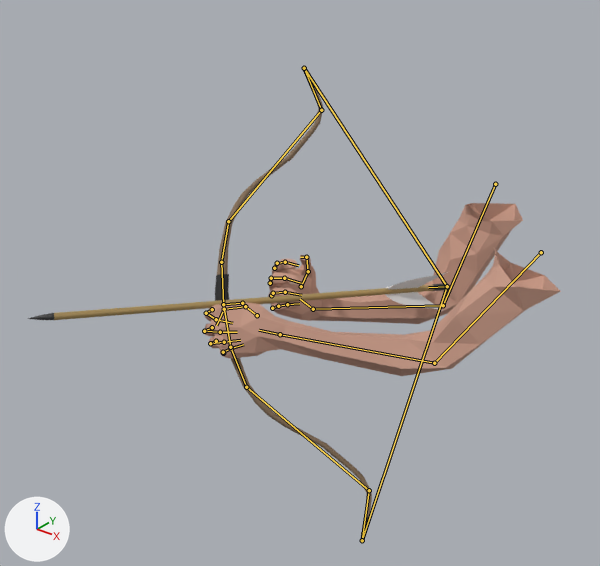
An edit to the Blender file ScoopsField/res/items/shortbow/shortbow_moveset.blend, drawn before and after from the same camera.
One viewpoint serves both versions: a 50 mm lens placed at (0.59, -1.25, 0.36), pointed at (-0.19, -0.28, -0.24). The lights are fixed; the arrows at lower left show +X, +Y and +Z. The first picture is the older version. Both versions are drawn at frame 25 of the action 'equip'; the numbers are the values there. The bones that change, and the others that lie on the model, are drawn over the model as lines.

Names of what the first picture shows: 'Arrow', 'Shortbow', 'Viewmodel'.
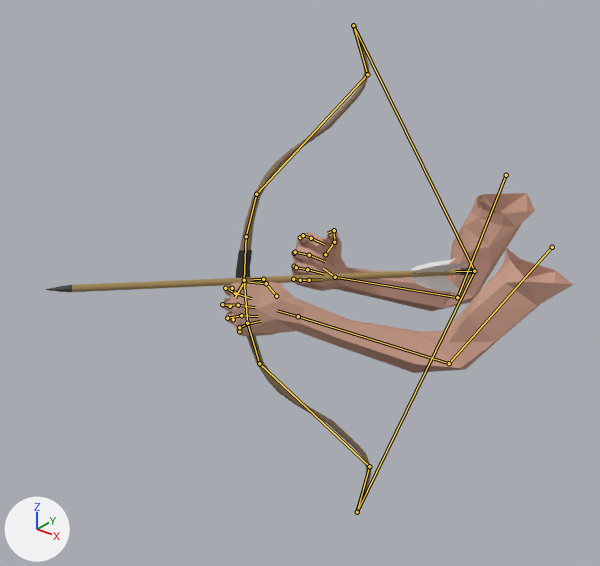
What differs and where, as boxes (x1, y1, x2, y2) in the pictures (600 x 566 px):
'Viewmodel', posed
    before: (203, 203, 561, 376)
    after: (221, 193, 574, 373)
'Shortbow', posed
    before: (215, 66, 448, 542)
    after: (236, 24, 476, 514)
'Arrow', posed (20% shorter)
    before: (27, 272, 448, 320)
    after: (45, 258, 478, 296)

What changed in the scene script:
```text
Change bone_weapon_r:
    where bone_weapon_r = bpy.data.objects['Skeleton'].pose.bones['weapon_r']  # child of 'root'
    bone_weapon_r.location: (-0.282, -0.273, 0.365) -> (-0.252, -0.227, 0.345)
    bone_weapon_r.rotation_quaternion: (0.821, -0.27, 0.492, 0.098) -> (0.86, -0.175, 0.479, 0.036)  # degrees (-43, 60, -12) -> degrees (-29, 57, -11)
```
